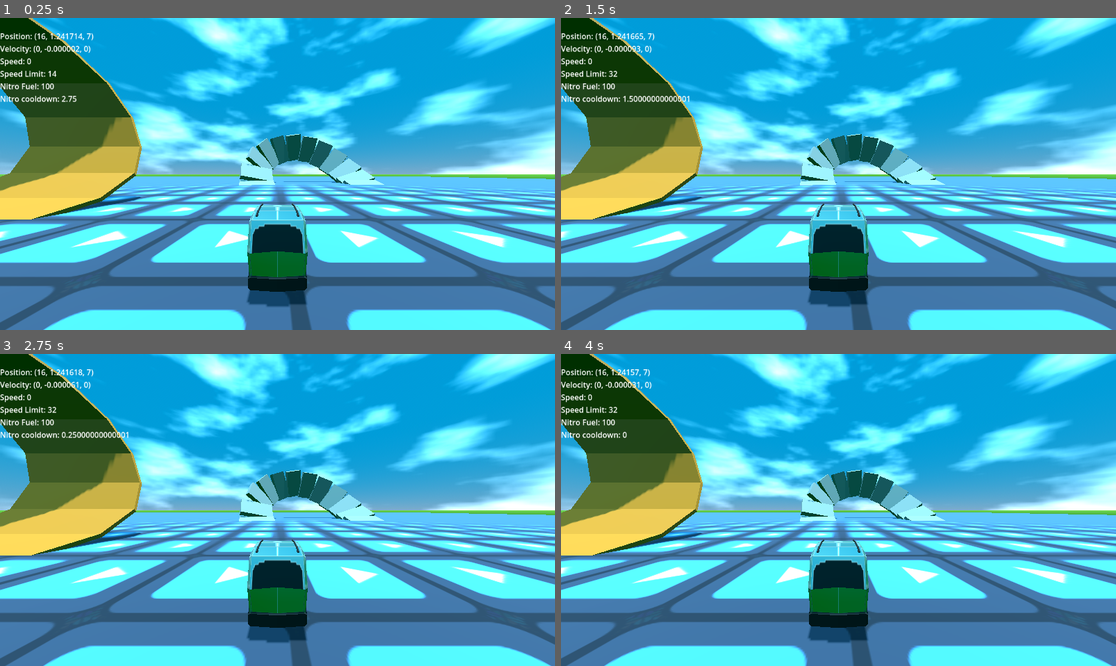
Above: before the commit, frames 1-4 (two rows, left to right).
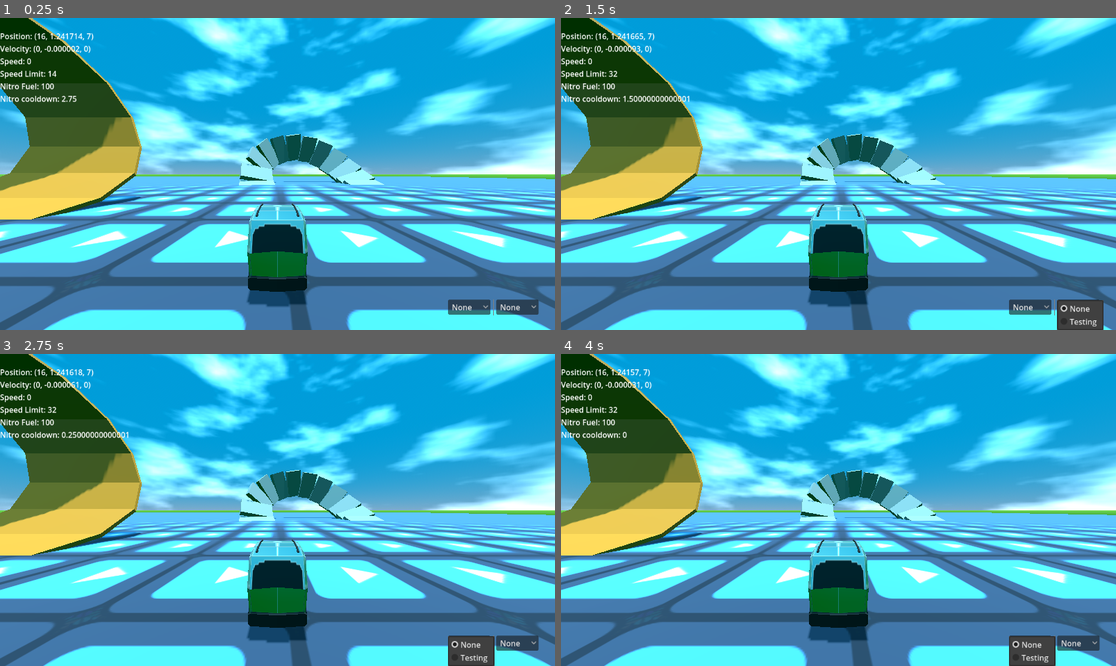
Above: after the commit, the same moments.

Repository: RecruitZer0/rally-work-ahead
Game: Godot game, scene res://main.tscn
The game is run twice, just before and just after one commit, with the same random seed, the same clock (stepped at 60 frames per second) and the same inputs. The engine's default icon, where the game draws it, is replaced by a stand-in: a white triangle on a blue panel in a dark square.
Inputs (mouse positions are in pixels of both pictures, inside the frame that each line leads up to):
- Up to frame 1 (0.25 s): no input
- Up to frame 2 (1.5 s): click (1032, 308) at 0.5 s, where only the run after the commit has a clickable "None"; click (1077, 308) at 1.25 s, where only the run after the commit has a clickable "None"
- Up to frame 3 (2.75 s): click (471, 644) at 2 s, where only the run after the commit has a clickable "None"
- Up to frame 4 (4 s): click (1077, 644) at 2.75 s, where only the run after the commit has a clickable "None"; click (1032, 644) at 3.5 s, where only the run after the commit has a clickable "None"

The runs differ from the first frame. In frame 1, 0.8% of the frame differs, in the area x 80-98%, y 90-96%; in frame 2, 1.2%, in the area x 80-98%, y 90-100%; in frame 3, 1.2%; in frame 4, 1.2%.

Commit message:
Added base code for powers The power-ups will be added in a later commit, this is just the structure. (and yet it took some serious thought process)

Diff:
--- /dev/null
+++ b/_editor_stuff/debug_features/power_up_selector.gd
@@ -0,0 +1,21 @@
+extends HBoxContainer
+
+@export var player: PlayerCar
+@onready var active: OptionButton = $ActivePower
+@onready var stored: OptionButton = $StoredPower
+
+func _ready() -> void:
+	for item in PowerData.Powers:
+		active.add_item(item)
+		stored.add_item(item)
+	player.powerup.connect("consumed_power", _update_values)
+
+func _change_active(index: int) -> void:
+	player.powerup.active_power = index
+
+func _change_stored(index: int) -> void:
+	player.powerup.stored_power = index
+
+func _update_values(_player: PlayerCar, _power: int):
+	active.select(player.powerup.active_power)
+	stored.select(player.powerup.stored_power)
--- /dev/null
+++ b/_editor_stuff/debug_features/power_up_selector.tscn
@@ -0,0 +1,20 @@
+[gd_scene load_steps=2 format=3 uid="uid://bfa1u0ed0wx6v"]
+
+[ext_resource type="Script" path="res://_editor_stuff/debug_features/power_up_selector.gd" id="1_np4y7"]
+
+[node name="PowerUpSelector" type="HBoxContainer"]
+script = ExtResource("1_np4y7")
+
+[node name="ActivePower" type="OptionButton" parent="."]
+layout_mode = 2
+focus_mode = 0
+
+[node name="Separator" type="VSeparator" parent="."]
+layout_mode = 2
+
+[node name="StoredPower" type="OptionButton" parent="."]
+layout_mode = 2
+focus_mode = 0
+
+[connection signal="item_selected" from="ActivePower" to="." method="_change_active"]
+[connection signal="item_selected" from="StoredPower" to="." method="_change_stored"]
--- /dev/null
+++ b/classes/power_up.gd
@@ -0,0 +1,7 @@
+class_name PowerUp extends Script
+
+
+
+static func action(parent: PlayerCar) -> void:
+	parent.powerup.consume_power()
+	parent.powerup.using_power = false
--- /dev/null
+++ b/classes/power_ups/testing.gd
@@ -0,0 +1,8 @@
+extends PowerUp
+
+
+
+static func action(parent: PlayerCar) -> void:
+	parent.powerup.using_power = true
+	parent.linear_velocity.y += 100
+	super(parent)
--- /dev/null
+++ b/globals/power_data.gd
@@ -0,0 +1,11 @@
+extends Node
+
+enum Powers {
+	None,
+	Testing,
+}
+
+var power_classes: Array = [
+	preload("res://classes/power_up.gd"),
+	preload("res://classes/power_ups/testing.gd")
+]
--- a/main.tscn
+++ b/main.tscn
@@ -1,10 +1,11 @@
-[gd_scene load_steps=6 format=3 uid="uid://duxgjdxwnwjp1"]
+[gd_scene load_steps=7 format=3 uid="uid://duxgjdxwnwjp1"]
 
 [ext_resource type="PackedScene" uid="uid://45jcj8tlwuoe" path="res://_editor_stuff/test_scene.tscn" id="1_66ask"]
 [ext_resource type="PackedScene" uid="uid://mehcoqiwn03a" path="res://packed_scenes/player_car/player_car.tscn" id="2_0sfi3"]
 [ext_resource type="PackedScene" uid="uid://b413soxw2rb31" path="res://_editor_stuff/debug_features/restart_on_f5.tscn" id="3_4xhff"]
 [ext_resource type="PackedScene" uid="uid://064astriqvok" path="res://_editor_stuff/debug_features/tab_camera.tscn" id="4_icfm6"]
 [ext_resource type="PackedScene" uid="uid://dlkdu7pdhqn51" path="res://_editor_stuff/debug_features/car_debug_info.tscn" id="5_x6wj1"]
+[ext_resource type="PackedScene" uid="uid://bfa1u0ed0wx6v" path="res://_editor_stuff/debug_features/power_up_selector.tscn" id="6_o2sfl"]
 
 [node name="Main" type="Node"]
 
@@ -20,3 +21,17 @@
 
 [node name="CarDebugInfo" parent="." node_paths=PackedStringArray("car") instance=ExtResource("5_x6wj1")]
 car = NodePath("../PlayerCar")
+
+[node name="PowerUpSelector" parent="." node_paths=PackedStringArray("player") instance=ExtResource("6_o2sfl")]
+anchors_preset = 3
+anchor_left = 1.0
+anchor_top = 1.0
+anchor_right = 1.0
+anchor_bottom = 1.0
+offset_left = -136.0
+offset_top = -52.0
+offset_right = -34.0
+offset_bottom = -32.0
+grow_horizontal = 0
+grow_vertical = 0
+player = NodePath("../PlayerCar")
--- a/packed_scenes/player_car/camera_script.gd
+++ b/packed_scenes/player_car/camera_script.gd
@@ -1,4 +1,4 @@
-extends Node3D
+class_name PlayerCamera extends Node3D
 
 @export_category("Car Camera")
 @export var default_position := Vector3(0, 3, 7.5)
@@ -13,8 +13,8 @@
 	desired_position = default_position
 	desired_position.z += root.linear_velocity.dot(root.mesh.basis.z) / 20
 	desired_position.x += root.linear_velocity.dot(root.mesh.basis.x) / 12
-	desired_rotation = -atan2(-desired_position.z, -desired_position.x) - PI/2
+	desired_rotation = -atan2(desired_position.z, desired_position.x) + PI/2
 
-	var tween := create_tween().set_parallel()
+	var tween := create_tween().set_parallel().set_trans(Tween.TRANS_SINE)
 	tween.tween_property(camera, "position", desired_position, 0.05)
 	tween.tween_property(camera, "rotation:y", desired_rotation, 0.05)
--- a/packed_scenes/player_car/nitro_script.gd
+++ b/packed_scenes/player_car/nitro_script.gd
@@ -1,5 +1,5 @@
 @tool
-extends Node
+class_name PlayerNitro extends Node
 
 @export_category("Nitro")
 @export_range(0, 100, 0.1, "suffix:%") var fuel := 100.0
@@ -10,9 +10,10 @@
 var activated := false
 var replenish_cooldown := 3.0
 
+
 const BASE_POWER := 50.0
 
-@onready var parent: RigidBody3D = get_parent()
+@onready var parent: PlayerCar = get_parent()
 
 
 func _physics_process(delta: float) -> void:
--- a/packed_scenes/player_car/player_car.gd
+++ b/packed_scenes/player_car/player_car.gd
@@ -1,5 +1,5 @@
 @tool
-extends RigidBody3D
+class_name PlayerCar extends RigidBody3D
 
 @export_enum("keyboard", "gamepad1", "gamepad2", "gamepad3") var listen_to: String = "keyboard"
 @export_category("Car Player")
@@ -14,10 +14,11 @@
 @onready var mesh: Node3D = $Mesh
 @onready var mesh_parts: Array[Node] = mesh.get_children()
 @onready var collision: CollisionShape3D = $Collision
-@onready var camera: Node3D = $Camera
+@onready var camera: PlayerCamera = $Camera
 @onready var ground_ray: RayCast3D = $GroundRay
 @onready var abs_ground_ray: RayCast3D = $AbsoluteGroundRay
-@onready var nitro: Node = $Nitro
+@onready var nitro: PlayerNitro = $Nitro
+@onready var powerup: PlayerPower = $Power
 
 
 var ws_input := 0.0
@@ -91,7 +92,7 @@
 	var particles = mesh.get_node("Particles") as GPUParticles3D
 	if not particles: return
 
-	if not linear_velocity.is_equal_approx(Vector3.ZERO) and ws_input and ground_ray.is_colliding():
+	if not linear_velocity.is_equal_approx(Vector3.ZERO) and ws_input > 0 and ground_ray.is_colliding():
 		particles.emitting = true
 	else:
 		particles.emitting = false
--- a/packed_scenes/player_car/player_car.tscn
+++ b/packed_scenes/player_car/player_car.tscn
@@ -1,9 +1,10 @@
-[gd_scene load_steps=14 format=3 uid="uid://mehcoqiwn03a"]
+[gd_scene load_steps=15 format=3 uid="uid://mehcoqiwn03a"]
 
 [ext_resource type="Script" path="res://packed_scenes/player_car/player_car.gd" id="1_sbgvq"]
 [ext_resource type="PackedScene" uid="uid://ciotp56uvib5o" path="res://assets/models/player_car/player car.glb" id="2_w2y0y"]
 [ext_resource type="Script" path="res://packed_scenes/player_car/camera_script.gd" id="3_rwbwg"]
 [ext_resource type="Script" path="res://packed_scenes/player_car/nitro_script.gd" id="3_ywpr4"]
+[ext_resource type="Script" path="res://packed_scenes/player_car/powers_script.gd" id="5_d76dp"]
 
 [sub_resource type="PhysicsMaterial" id="PhysicsMaterial_3dfmj"]
 bounce = 0.15
@@ -102,3 +103,6 @@
 
 [node name="Nitro" type="Node" parent="."]
 script = ExtResource("3_ywpr4")
+
+[node name="Power" type="Node" parent="."]
+script = ExtResource("5_d76dp")
--- /dev/null
+++ b/packed_scenes/player_car/powers_script.gd
@@ -0,0 +1,21 @@
+class_name PlayerPower extends Node
+
+@export_category("Power")
+@export var active_power: PowerData.Powers
+@export var stored_power: PowerData.Powers
+@export var using_power := false
+
+@onready var parent: PlayerCar = get_parent()
+
+signal consumed_power(player: PlayerCar, power: int)
+
+func consume_power():
+	var used_power := active_power
+	active_power = stored_power
+	stored_power = PowerData.Powers.None
+	emit_signal("consumed_power", get_parent(), used_power)
+
+
+func _unhandled_input(event: InputEvent) -> void:
+	if event.is_action_pressed(parent.listen_to + "_power") and not using_power:
+		PowerData.power_classes[active_power].call("action", parent)
--- a/project.godot
+++ b/project.godot
@@ -18,6 +18,7 @@
 [autoload]
 
 TrackPlacing="*res://globals/track_placing.gd"
+PowerData="*res://globals/power_data.gd"
 
 [file_customization]
 
